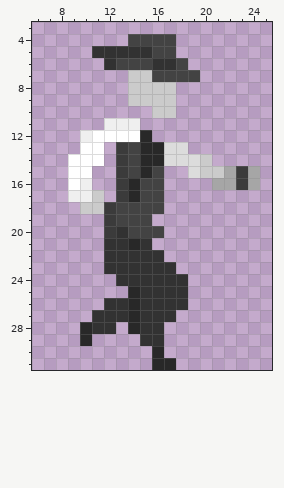
Edited in one commit: pixel-art sprite (soulthing/Assets/Sprites/Player/run/96x96 run 3.png). That is the earlier state.
The file is 96x96 pixels, drawn in blocks of 3x3; one block is one cell here. Colours within 5 levels of each other are drawn and written as one. Shown: x 6..25, y 3..31.
The result:
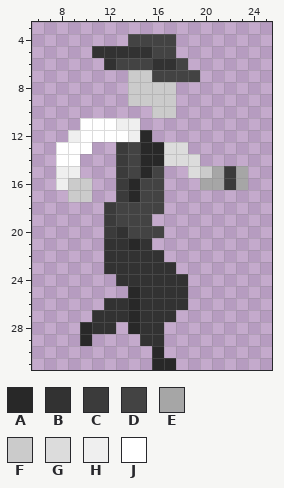
Palette (. is transparent): A #282828  B #323232  C #3b3b3b  D #434343  E #a6a6a6  F #cbcbcb  G #dcdcdc  H #efefef  J #ffffff
The edit:
y 11: x 10..12 ..H -> JJJ
y 12: x 9..10 .H -> HJ; x 14 J -> H
y 13: x 8..9 .. -> JJ; x 11 J -> .
y 14: x 8 . -> J; x 10..11 JJ -> ..; x 20 F -> .
y 15: x 8..10 .JJ -> HH.; x 21..24 FECE -> ECE.
y 16: x 8..10 .JH -> HFF; x 20 . -> E; x 22..24 ECE -> CE.
y 17: x 9..11 HHF -> FF.
y 18: x 10..11 FF -> ..
Changed places in both pictures, as pixel boxes (x1, y1, x2, y2):
changed: (56, 118, 140, 214)
changed: (200, 154, 260, 190)
